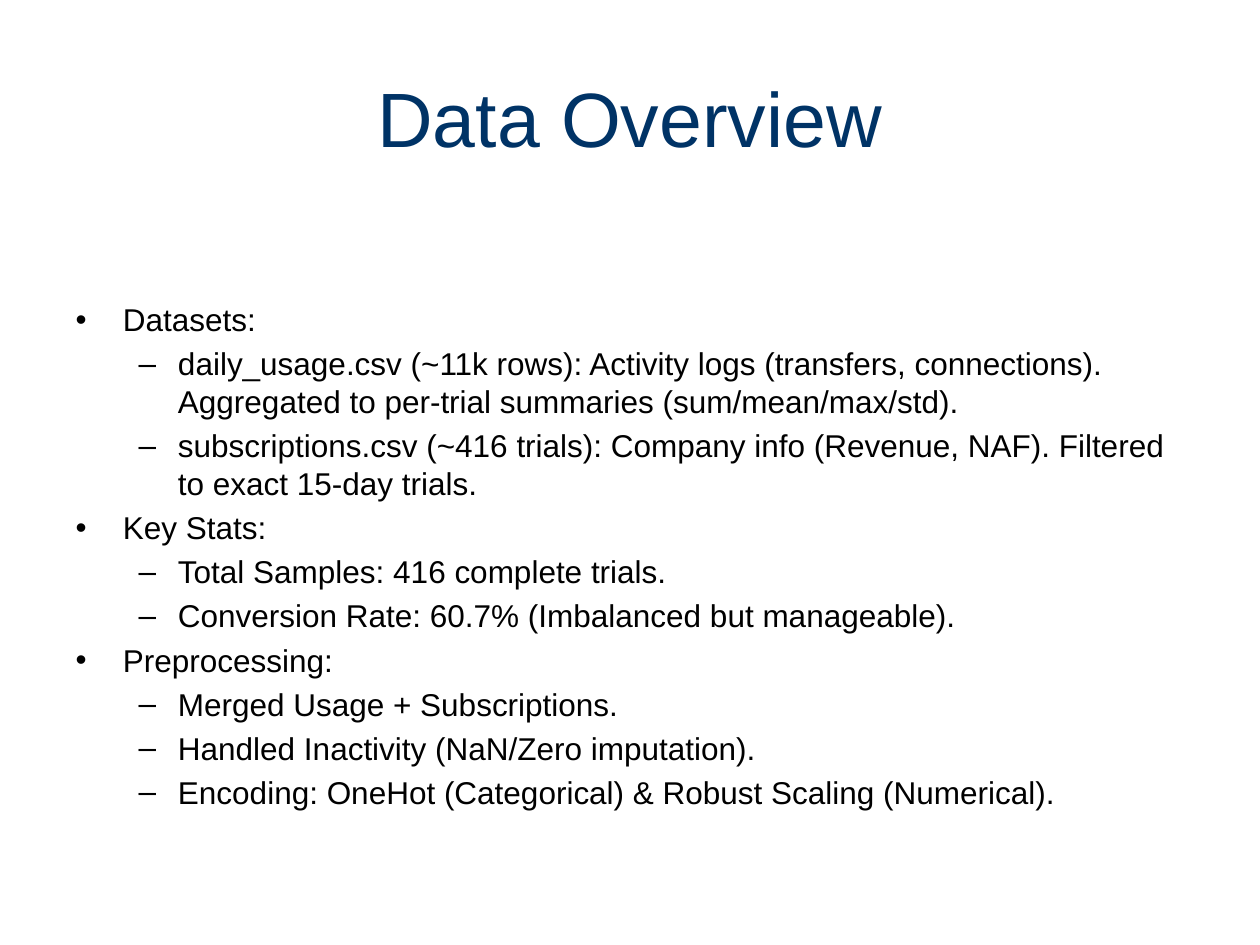
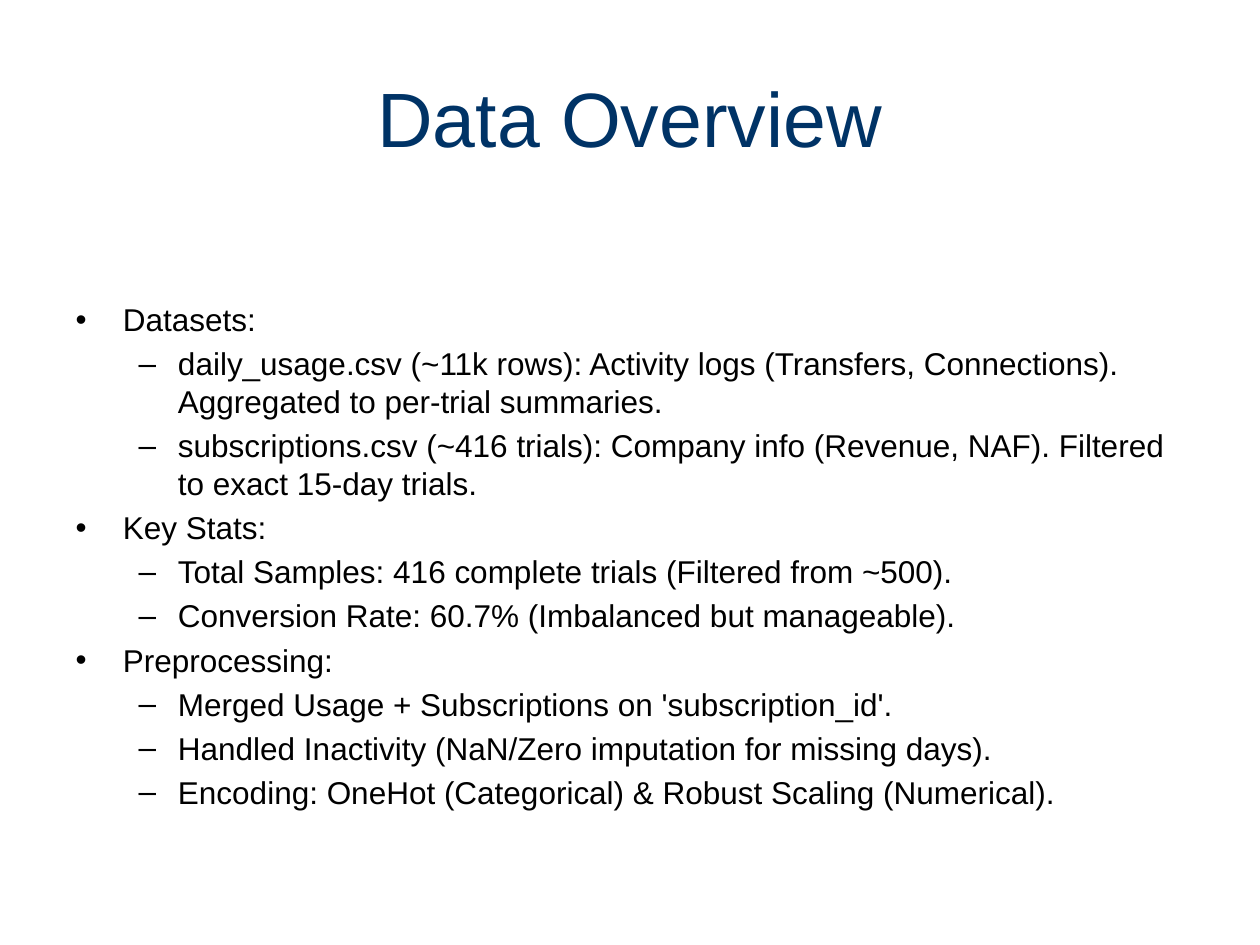
Before and after one commit to Paulino-Cristovao/churn_predictions, a slide deck: slide 3 of Presentations_Resultats_Projet.pptx. Drawn at 1260x945 pixels with LibreOffice and Linux fonts; fonts in the diff are those of the drawing. Boxes give left, top, right and bottom in pixels: in the first picture for what was removed or moved away, otherwise in the second. Text is boxed around its words. In the diff, an @@ line names an element or a change of style, - is before the commit and + after.

```diff
--- a/Presentations_Resultats_Projet.pptx
+++ b/Presentations_Resultats_Projet.pptx
@@ text at box(178, 352, 1118, 419): text changed @@
-  – daily_usage.csv (~11k rows): Activity logs (transfers, connections). Aggregated to per-trial summaries (sum/mean/max/std).
+  – daily_usage.csv (~11k rows): Activity logs (Transfers, Connections). Aggregated to per-trial summaries.
@@ text at box(178, 560, 952, 589): text changed @@
-  – Total Samples: 416 complete trials.
+  – Total Samples: 416 complete trials (Filtered from ~500).
@@ text at box(178, 693, 992, 766): text changed @@
-  – Merged Usage + Subscriptions.
-  – Handled Inactivity (NaN/Zero imputation).
+  – Merged Usage + Subscriptions on 'subscription_id'.
+  – Handled Inactivity (NaN/Zero imputation for missing days).
```
Also in this commit, not shown: 5 other slides changed, 1 other file.
